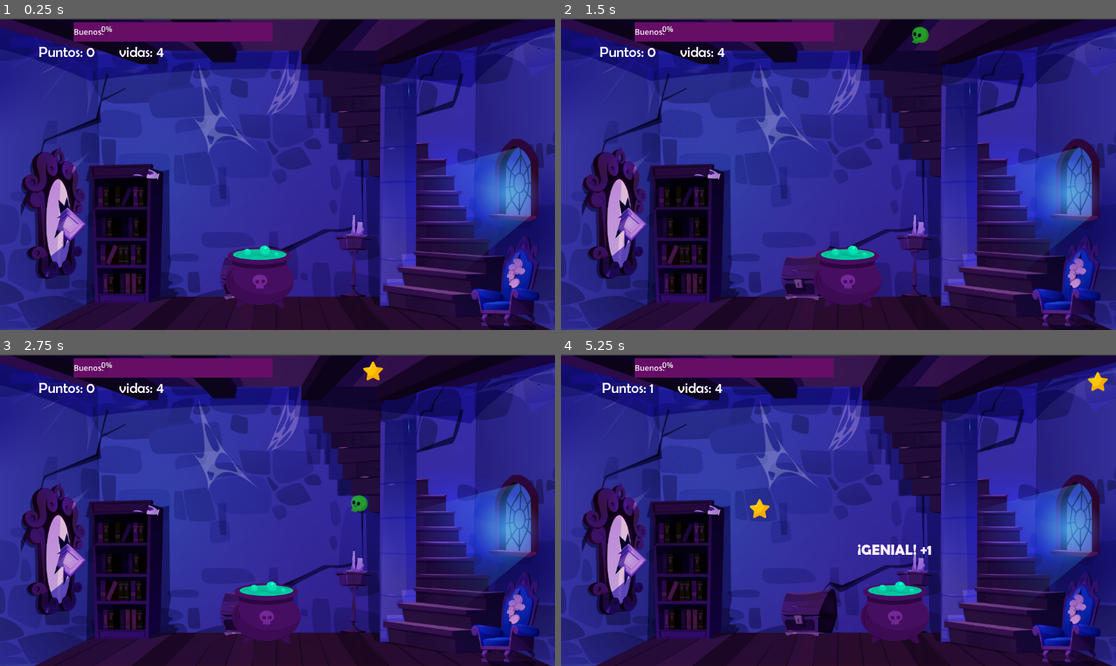
Above: before the commit, frames 1-4 (two rows, left to right).
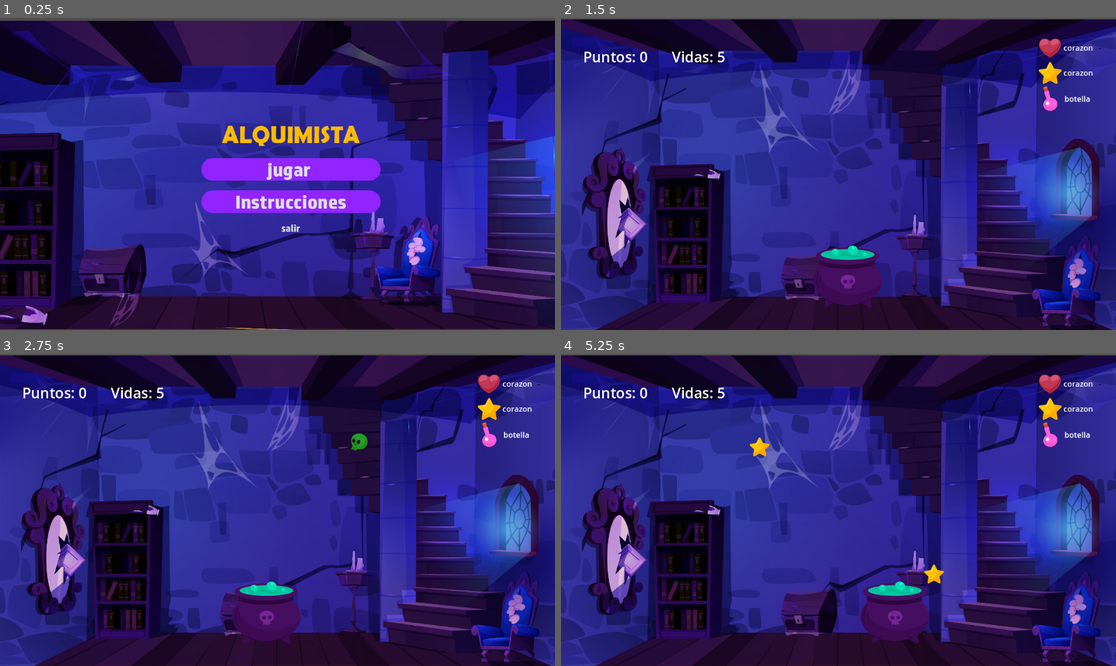
Above: after the commit, the same moments.

Repository: babynson/game-brujita
Game: Godot game, scene res://menu.tscn
The game is run twice, just before and just after one commit, with the same random seed, the same clock (stepped at 60 frames per second) and the same inputs. Before the commit the project starts from res://Main.tscn.
Inputs (mouse positions are in pixels of both pictures, inside the frame that each line leads up to):
- Up to frame 1 (0.25 s): no input
- Up to frame 2 (1.5 s): click (849, 170) at 0.5 s, where only the run after the commit has a clickable "jugar"; tap Enter at 1.25 s; hold Right (ui_right) from 1.28 s (still down)
- Up to frame 3 (2.75 s): release Right (ui_right) at 2.03 s; hold Left (ui_left) from 2.03 s (still down)
- Up to frame 4 (5.25 s): release Left (ui_left) at 2.78 s; hold Right (ui_right) 2.78-4.28 s; hold Left (ui_left) from 4.28 s (still down)

The runs differ from the first frame. In frame 1, 61% of the frame differs, in the area x 0-100%, y 0-100%; in frame 2, 3.5%; in frame 3, 3.8%; in frame 4, 4.2%.

Commit message:
version estable entregada

Diff:
--- a/HUD.tscn
+++ b/HUD.tscn
@@ -1,58 +1,78 @@
-[gd_scene load_steps=6 format=3 uid="uid://ckh3lp2lqyx21"]
+[gd_scene load_steps=6 format=3 uid="uid://tbebn3ogsxgp"]
 
 [ext_resource type="Script" path="res://scripts/HUD.gd" id="1"]
-[ext_resource type="FontFile" uid="uid://cnk7h0u8ek0fn" path="res://assets/fonts/BRLNSR.TTF" id="2_wkqw2"]
-[ext_resource type="FontFile" uid="uid://bmjq8j1s4j8lw" path="res://assets/fonts/BRLNSB.TTF" id="3_hmdwk"]
+[ext_resource type="Texture2D" uid="uid://cgvtxvb2u2yav" path="res://assets/Corazon.png" id="2_foonm"]
+[ext_resource type="Texture2D" uid="uid://c20mbyatpnl2e" path="res://assets/ESTRELLA.png" id="3_xq6g4"]
+[ext_resource type="Texture2D" uid="uid://4n82ob0fra0y" path="res://assets/objetos-02.png" id="4_p18v6"]
 
 [sub_resource type="Theme" id="Theme_qyu62"]
-default_font = ExtResource("2_wkqw2")
-default_font_size = 30
-
-[sub_resource type="StyleBoxFlat" id="StyleBoxFlat_28bhy"]
-bg_color = Color(0.399981, 0.0529832, 0.401906, 1)
 
 [node name="HUD" type="Control"]
 layout_mode = 3
 anchors_preset = 15
 anchor_right = 1.0
 anchor_bottom = 1.0
-offset_top = 2.0
-offset_bottom = 2.0
 grow_horizontal = 2
 grow_vertical = 2
 script = ExtResource("1")
 
-[node name="Message" type="Label" parent="."]
-physics_interpolation_mode = 1
-layout_mode = 0
-offset_left = 745.0
-offset_top = -132.0
-offset_right = 872.0
-offset_bottom = -81.0
-theme_override_fonts/font = ExtResource("3_hmdwk")
-theme_override_font_sizes/font_size = 40
-text = "Genial"
-horizontal_alignment = 1
-vertical_alignment = 1
+[node name="VBoxContainer" type="VBoxContainer" parent="."]
+clip_contents = true
+layout_mode = 1
+anchors_preset = -1
+anchor_left = 0.074
+anchor_right = 0.074
+offset_left = 948.752
+offset_right = 1066.75
+offset_bottom = 155.0
+grow_horizontal = 0
+size_flags_horizontal = 8
 
-[node name="GameOver" type="Label" parent="."]
+[node name="VBoxContainer" type="VBoxContainer" parent="VBoxContainer"]
 layout_mode = 2
-offset_left = 417.0
-offset_top = -157.0
-offset_right = 873.0
-offset_bottom = -106.0
-theme_override_font_sizes/font_size = 37
-text = "Perdiste"
+
+[node name="HBoxContainer" type="HBoxContainer" parent="VBoxContainer/VBoxContainer"]
+layout_mode = 2
+
+[node name="TextureRect" type="TextureRect" parent="VBoxContainer/VBoxContainer/HBoxContainer"]
+layout_mode = 2
+texture = ExtResource("2_foonm")
+stretch_mode = 3
+
+[node name="Label" type="Label" parent="VBoxContainer/VBoxContainer/HBoxContainer"]
+layout_mode = 2
+text = "corazon "
+
+[node name="HBoxContainer2" type="HBoxContainer" parent="VBoxContainer/VBoxContainer"]
+layout_mode = 2
+
+[node name="TextureRect" type="TextureRect" parent="VBoxContainer/VBoxContainer/HBoxContainer2"]
+layout_mode = 2
+texture = ExtResource("3_xq6g4")
+stretch_mode = 3
+
+[node name="Label" type="Label" parent="VBoxContainer/VBoxContainer/HBoxContainer2"]
+layout_mode = 2
+text = "corazon "
+
+[node name="HBoxContainer3" type="HBoxContainer" parent="VBoxContainer/VBoxContainer"]
+layout_mode = 2
+
+[node name="TextureRect3" type="TextureRect" parent="VBoxContainer/VBoxContainer/HBoxContainer3"]
+custom_minimum_size = Vector2(50, 0)
+layout_mode = 2
+texture = ExtResource("4_p18v6")
+stretch_mode = 3
+
+[node name="Label2" type="Label" parent="VBoxContainer/VBoxContainer/HBoxContainer3"]
+layout_mode = 2
+text = "botella
+"
 
 [node name="Margin" type="MarginContainer" parent="."]
 layout_mode = 1
-anchors_preset = 10
-anchor_right = 1.0
-offset_left = 133.0
-offset_top = 22.0
-offset_right = -19.0
-offset_bottom = 102.0
-grow_horizontal = 2
+offset_right = 1146.0
+offset_bottom = 85.0
 theme_override_constants/margin_left = 12
 theme_override_constants/margin_top = 8
 theme_override_constants/margin_right = 12
@@ -66,26 +86,10 @@
 [node name="Score" type="Label" parent="Margin/Row"]
 clip_contents = true
 layout_mode = 2
+theme_override_font_sizes/font_size = 30
 text = "Puntos: 0"
 
 [node name="Lives" type="Label" parent="Margin/Row"]
 layout_mode = 2
+theme_override_font_sizes/font_size = 30
 text = "vidas: 4"
-
-[node name="Panel" type="Panel" parent="."]
-layout_mode = 0
-offset_right = 413.0
-offset_bottom = 40.0
-theme_override_styles/panel = SubResource("StyleBoxFlat_28bhy")
-
-[node name="HBoxContainer" type="HBoxContainer" parent="Panel"]
-layout_mode = 0
-offset_right = 40.0
-offset_bottom = 40.0
-
-[node name="GoalLabel" type="Label" parent="Panel/HBoxContainer"]
-layout_mode = 2
-text = "Buenos:"
-
-[node name="GoalBar" type="ProgressBar" parent="Panel/HBoxContainer"]
-layout_mode = 2
--- a/Main.tscn
+++ b/Main.tscn
@@ -25,10 +25,10 @@
 
 [node name="HUD" parent="." instance=ExtResource("2")]
 layout_direction = 2
-offset_left = 153.0
-offset_top = 9.0
-offset_right = 153.0
-offset_bottom = 9.0
+offset_left = 34.0
+offset_top = 38.0
+offset_right = 139.0
+offset_bottom = 38.0
 
 [node name="SpawnObjects" parent="." instance=ExtResource("3")]
 
--- a/Main_nivel2.tscn
+++ b/Main_nivel2.tscn
@@ -19,10 +19,10 @@
 
 [node name="HUD" parent="." instance=ExtResource("4_2nv2p")]
 layout_direction = 2
-offset_left = 146.0
-offset_top = 22.0
-offset_right = 146.0
-offset_bottom = 22.0
+offset_left = 139.0
+offset_top = 38.0
+offset_right = 139.0
+offset_bottom = 38.0
 
 [node name="SpawnObjects2" parent="." instance=ExtResource("4_jg2xq")]
 
--- a/Player.tscn
+++ b/Player.tscn
@@ -1,8 +1,7 @@
-[gd_scene load_steps=5 format=3 uid="uid://cj26u3cu6bus0"]
+[gd_scene load_steps=4 format=3 uid="uid://cj26u3cu6bus0"]
 
 [ext_resource type="Script" path="res://scripts/Player.gd" id="1"]
 [ext_resource type="Texture2D" uid="uid://cg5uds14o3nr1" path="res://assets/JUGADOR-03.png" id="2_kpjcp"]
-[ext_resource type="FontFile" uid="uid://bjrxvxyarbkpp" path="res://assets/fonts/BRLNSDB.TTF" id="3_cbybm"]
 
 [sub_resource type="RectangleShape2D" id="RectangleShape2D_1"]
 size = Vector2(106, 32)
@@ -19,29 +18,3 @@
 
 [node name="Jugador-03" type="Sprite2D" parent="."]
 texture = ExtResource("2_kpjcp")
-
-[node name="Message" type="Label" parent="."]
-modulate = Color(1, 0.937255, 1, 1)
-offset_left = -78.0
-offset_top = -148.0
-offset_right = 74.0
-offset_bottom = -102.0
-size_flags_stretch_ratio = 0.48
-theme_override_fonts/font = ExtResource("3_cbybm")
-theme_override_font_sizes/font_size = 30
-text = "Genial +1"
-uppercase = true
-
-[node name="Message2" type="Label" parent="."]
-modulate = Color(1, 0.937255, 1, 1)
-offset_left = -78.0
-offset_top = -148.0
-offset_right = 74.0
-offset_bottom = -102.0
-size_flags_stretch_ratio = 0.48
-theme_override_colors/font_color = Color(0.345098, 0, 0, 1)
-theme_override_fonts/font = ExtResource("3_cbybm")
-theme_override_font_sizes/font_size = 30
-text = "Ouch -1"
-horizontal_alignment = 1
-uppercase = true
--- a/project.godot
+++ b/project.godot
@@ -10,12 +10,6 @@
 
 [application]
 
-config/name="godot/proyecto-con-git-bruja"
-run/main_scene="res://Main.tscn"
-config/features=PackedStringArray("4.3", "GL Compatibility")
-config/icon="res://icon.svg"
-
-[rendering]
-
-renderer/rendering_method="gl_compatibility"
-renderer/rendering_method.mobile="gl_compatibility"
+config/name="AtraparObjetos"
+run/main_scene="res://menu.tscn"
+config/features=PackedStringArray("4.3")
--- a/scripts/HUD.gd
+++ b/scripts/HUD.gd
@@ -1,78 +1,52 @@
 extends Control
 
-# @export var required_goods: int = 5
-# @export var speed: float = 280.0
-# @export var genial: String = "¡Genial! +1"
-# @export var ouch: String = "¡Ouch! -1"
+@onready var score_label: Label = $Margin/Row/Score
+@onready var lives_label: Label = $Margin/Row/Lives
 
-# @onready var message_label: Label = $Message
-# @onready var message_label2: Label = $Message2
+#cargo variables para cambiar de escenas
+@export var win_scene: String = "res://win_scene.tscn"
+@export var game_over_scene: String = "res://game_over_scene.tscn"
 
-var score: int = 0
-var lives: int = 15
-# var good_collected: int = 0
-@onready var score_label: Label = $Margin/Row/Score   # o el path correcto de tu Label
-@onready var lives_label: Label = $Margin/Row/Lives   # opcional, si mostrás vidas también
-
-var velocity := Vector2.ZERO
-
-signal lives_changed(new_lives: int)
-signal game_over
-signal level_complete
-signal good_collected_changed(count: int, total: int)
+#signal game_over
 
 func _ready() -> void:
-	# Buscar el nodo del player (usa el grupo que definiste)
 	var player := get_tree().get_first_node_in_group("player")
 	if player:
 		player.score_changed.connect(_on_score_changed)
+		player.lives_changed.connect(_on_lives_changed)
+		player.game_over.connect(_on_game_over)
+		_on_score_changed(player.score)
+		_on_lives_changed(player.lives)
 
+func _on_score_changed(new_score: int) -> void:
+	score_label.text = "Puntos: %d" % new_score
 
-		# Inicializar labels con valores actuales
-		_on_score_changed(player.score)
+	#cuadno llego a 2 me manda a cambiar de escena
+	if new_score >= 6:
+		call_deferred("cambiar_ganaste")
 
-# func add_point() -> void:
-# 	score += 1
-# 	score_changed.emit(score)
-# 	_show_message(genial)
+func _on_lives_changed(new_lives: int) -> void:
+	lives_label.text = "Vidas: %d" % new_lives
 
-# func lose_life() -> void:
-# 	lives -= 1
-# 	lives_changed.emit(lives)
-# 	_show_message2(ouch)
-# 	if lives <= 0:
-# 		game_over.emit()
+	#Cuadno llego a 0 me manda a cambiar de escena
+	if new_lives <= 0:
+		call_deferred("game_over_scene")
 
-# func _on_body_entered(body: Node) -> void:
-# 	if body.is_in_group("good_objects"):
-# 		good_collected += 1
-# 		add_point()
-# 		body.queue_free()
-# 		good_collected_changed.emit(good_collected, required_goods)
-# 		if good_collected >= required_goods:
-# 			level_complete.emit()
+func _on_game_over() -> void:
+	call_deferred("cambiar_perdiste")
 
-# 	if body.is_in_group("bad_objects"):
-# 		lose_life()
-# 		body.queue_free()
+#llama a la escena de gane
+func cambiar_ganaste() -> void:
+	await get_tree().create_timer(0.5).timeout
+	get_tree().change_scene_to_file(win_scene)
 
-# func _show_message(text: String) -> void:
-# 	if message_label == null: return
-# 	message_label.text = text
-# 	message_label.visible = true
-# 	await get_tree().create_timer(1.1).timeout
-# 	message_label.visible = false
+#llama a la escena de perder
+func cambiar_perdiste() -> void:
+	await get_tree().create_timer(0.5).timeout
+	get_tree().change_scene_to_file(game_over_scene)
 
-# func _show_message2(text: String) -> void:
-# 	if message_label2 == null: return
-# 	message_label2.text = text
-# 	message_label2.visible = true
-# 	await get_tree().create_timer(1.1).timeout
-# 	message_label2.visible = false
+func _on_good_collected(count: int, total: int):
+	$Label.text = "Objetos: %d / %d" % [count, total]
 
-# --- Receptor de la señal de score
-func _on_score_changed(new_score: int) -> void:
-	score = new_score
-	if score_label:
-		score_label.text = "Puntos: %d" % score
-	print("HUD actualizó el score:", score)
+func _on_player_level_complete():
+	get_tree().change_scene_to_file("res://nivel2.tscn")
--- a/scripts/Player.gd
+++ b/scripts/Player.gd
@@ -1,31 +1,22 @@
+
 extends CharacterBody2D
 
-@export var required_goods: int = 5      # cantidad necesaria para pasar de nivel
+@export var required_goods := 5  # cantidad necesaria para pasar de nivel
 @export var speed: float = 280.0
-@export var genial: String = "¡Genial! +1"  # mensaje para obj buenos
-@export var ouch: String = "¡Ouch! -1"     # mensaje para obj malos
-
-@onready var message_label: Label = $Message
-@onready var message_label2: Label = $Message2
 
 var score: int = 0
 var lives: int = 5
-var good_collected: int = 0
+var good_collected:=0
 
 signal score_changed(new_score: int)
 signal lives_changed(new_lives: int)
 signal game_over
 signal level_complete
-signal good_collected_changed(count: int, total: int)  # <-- ¡Declarada!
+
 
 func _ready() -> void:
 	add_to_group("player")
-	message_label.visible = false
-	message_label2.visible = false
-	# Emito el estado inicial para que el HUD/Spawner se sincronicen
-	good_collected_changed.emit(good_collected, required_goods)
 
-# Movimiento
 func _process(delta: float) -> void:
 	var dir := 0.0
 	if Input.is_action_pressed("ui_right"):
@@ -34,59 +25,33 @@
 		dir -= 1.0
 	velocity.x = dir * speed
 	move_and_slide()
-
 	# Limitar a pantalla si existe viewport
 	var vw := get_viewport_rect().size.x
 	position.x = clamp(position.x, 16.0, vw - 16.0)
 
-# Puntos y vidas
 func add_point() -> void:
 	score += 1
-	print("entramos a add_point")
+	print("sumovida:")
+	print(score)
 	score_changed.emit(score)
-	print(score)
-	_show_message(genial)              # Mostrar “¡Genial!” al sumar punto
+
 
 func lose_life() -> void:
 	lives -= 1
 	lives_changed.emit(lives)
-	_show_message2(ouch)               # Mostrar “¡Ouch!” al tocar malo
+	print("pierdo una vida:")
+	print(lives)
 	if lives <= 0:
 		print("DEBUG: Game Over - emitiendo señal")
 		game_over.emit()
 
-# Colisiones
-func _on_body_entered(body: Node) -> void:
-	# Buenos
-	if body.is_in_group("good_objects"):
-		good_collected += 1
-		add_point()
+func _on_body_entered(body):
+	if body.is_in_group ("good_objects"):
+		good_collected +=1
 		body.queue_free()
 
-		# Aviso el progreso del objetivo
-		good_collected_changed.emit(good_collected, required_goods)
-
-		# ¿se completó el nivel?
-		if good_collected >= required_goods:
-			level_complete.emit()
-
-	# Malos
-	if body.is_in_group("bad_objects"):
-		lose_life()
-		body.queue_free()
-		# acá podrías también restar puntos si querés
-
-# --- Mensaje 1: usa el Label $Message (buenos)
-func _show_message(text: String) -> void:
-	message_label.text = text
-	message_label.visible = true
-	await get_tree().create_timer(1.1).timeout
-	message_label.visible = false
-
-# --- Mensaje 2: usa el Label $Message2 (malos)
-func _show_message2(text: String) -> void:
-	message_label2.text = text
-	message_label2.visible = true
-	await get_tree().create_tween().tween_property(message_label2, "modulate:a", 1.0, 0.0) # no anim, solo placeholder
-	await get_tree().create_timer(1.1).timeout
-	message_label2.visible = false
+		if good_collected>=required_goods:
+			emit_signal("level_complete")
+		elif body.is_in_group("bad_objects"):
+			body.queue_free()
+				#ver aca si se resta puntos para llegar
--- a/scripts/SpawnObjects.gd
+++ b/scripts/SpawnObjects.gd
@@ -55,11 +55,15 @@
 	var value := rng.randf()
 	if value < 0.7 and not good_objects.is_empty():
 		var index := rng.randi_range(0, good_objects.size() - 1)
+		print("muestro objetos buenos:")
+		print(index)
 		return good_objects[index]
 	else:
 		if bad_objects.is_empty():
 			return null
 		var index := rng.randi_range(0, bad_objects.size() - 1)
+		print("objeto malo:")
+		print(index)
 		return bad_objects[index]
 
 # NUEVO: handlers
Not shown: 1 places in Main.tscn that only renumber resources
Not shown: 1 places in SpawnObjects.tscn that only renumber resources
Not shown: 1 places in SpawnObjects2.tscn that only renumber resources
Not shown, added: HUD826B.tmp
Not shown, added: HUDE9EF.tmp
Not shown, changed: assets/FONDO-JUEGO.ai
